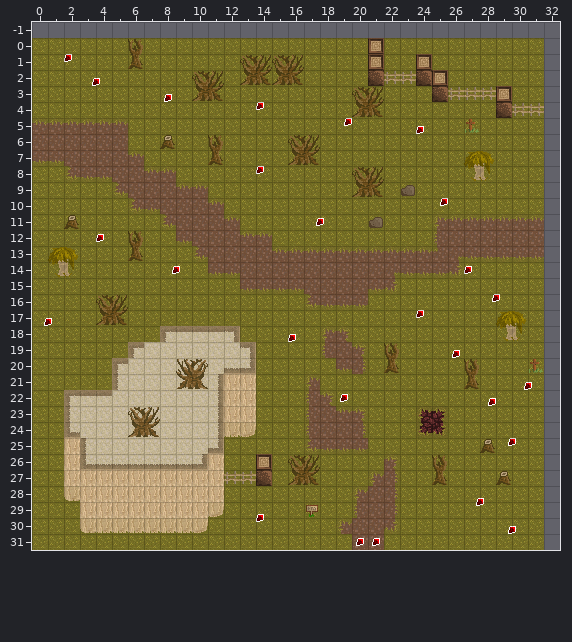
Tiled map -- lvl/banditroad.tmx. Above: the version before the commit.
Cells are 16x16 px. Shown: x 0..32, y -1..31.
After the commit:
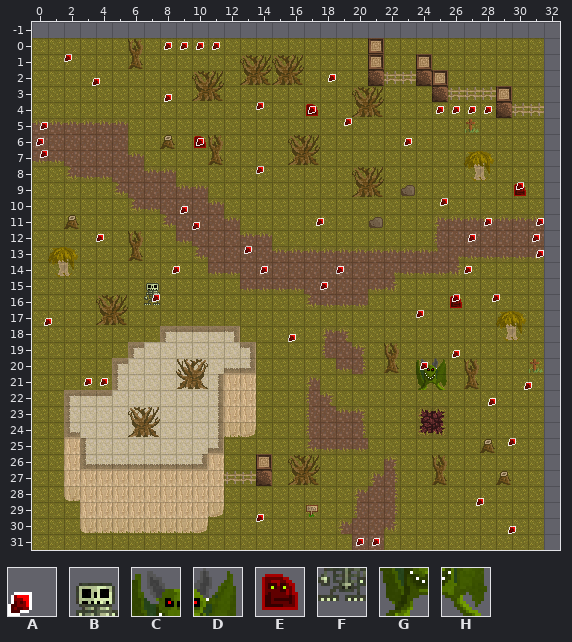
Key: from "tilesheet": A 14, B 81, C 85, D 86, E 87, F 97, G 101, H 102.
_ is an empty cell.
Objects are placed by their top-left corner, in cells (3,4 is the top-left corner of cell 3,4); size is 1x1 cell unless given.
Edits made:
layer "objects" opacity 100% -> 90%
Layer "upper":
y 4: x 17 _ -> E
y 6: x 10 _ -> E
y 9: x 30 _ -> E
y 15: x 7 _ -> B
y 16: x 7 _ -> F; x 26 _ -> E
y 20: x 24..25 __ -> CD
y 21: x 24..25 __ -> GH
Layer "objects":
changed: A "villager" at 24,5 -> A "villager" at 23.2,5.8
added: A "pickup" at 10.2,-0.2
added: A "pickup" at 11.2,-0.2
added: A "pickup" at 9.2,-0.2
added: A "pickup" at 8.2,-0.2
added: A "pickup" at 18.5,1.8
added: A "pickup" at 25.2,3.8
added: A "pickup" at 26.2,3.8
added: A "pickup" at 27.2,3.8
added: A "pickup" at 28.2,3.8
added: A "npc" at 17.2,3.8
added: A "portal" at 0.5,4.8
added: A "portal" at 0.2,5.8
added: A "npc" at 10.2,5.8
added: A "portal" at 0.5,6.5
added: A "npc" at 30.2,8.5
added: A "villager" at 9.2,10
added: A "portal" at 31.5,10.8
added: A "villager" at 28.2,10.8
added: A "villager" at 10,11
added: A "portal" at 31.2,11.8
added: A "villager" at 27.2,11.8
added: A "villager" at 13.2,12.5
added: A "portal" at 31.5,12.8
added: A "villager" at 19,13.8
added: A "villager" at 14.2,13.8
added: A "villager" at 18,14.8
added: A "npc" at 26.2,15.5
added: A "npc" at 7.5,15.5
added: A "npc" at 24.2,19.8
added: A "pickup" at 4.2,20.8
added: A "pickup" at 3.2,20.8
removed: A "boss" at 19.2,21.8
